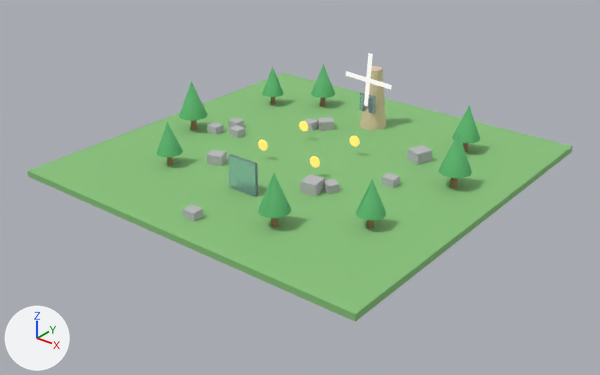
Renders of the glTF model examples/gltf_scene/level.glb from each side of a commit.
Rendered twice from a 50 mm lens placed at (29.0, -37.2, 20.8), pointed at (0.7, -1.7, -1.2). Every picture has the same lights, and +X, +Y and +Z are marked at lower left. The first picture is the older version. Where no turn or scale is listed for an object, it has been applied to the vertices. Vertices at exactly the same position are counted once.
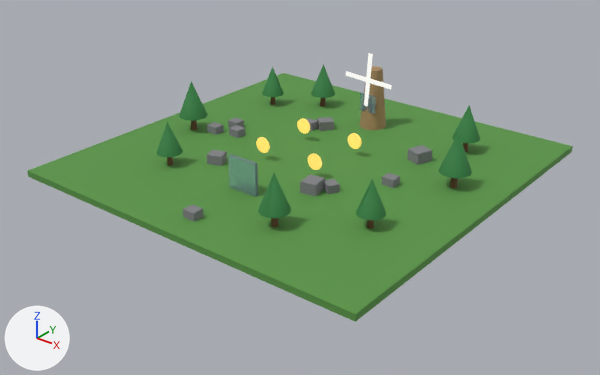
Changed parts and their boxes [x1, y1, x2, y2] in the pictures (600 x 375 px; the box of a moved part takes in the faces that stretch with it):
'Ground-col', recoloured (darker): [27, 73, 573, 322] in both
'Tree_06', recoloured (green to dark green): [438, 132, 472, 188] in both
'Tree_08', recoloured (green to dark green): [258, 173, 291, 227] in both
'Windmill', recoloured (beige to brown): [359, 66, 386, 130] in both
'Tree_07', recoloured (green to dark green): [356, 179, 386, 228] in both
'Tree_03', recoloured (green to dark green): [179, 81, 208, 130] in both
'Tree_05', recoloured (green to dark green): [452, 106, 480, 152] in both
'Tree_04', recoloured (green to dark green): [156, 122, 183, 165] in both
'Tree_02', recoloured (green to dark green): [311, 64, 335, 106] in both
'RockMesh.002', recoloured (light grey to grey): [300, 174, 325, 196] in both
'Tree_01', recoloured (green to dark green): [262, 67, 284, 105] in both
'RockMesh.005', recoloured (light grey to grey): [407, 145, 432, 165] in both
'RockMesh.004', recoloured (light grey to grey): [207, 150, 227, 166] in both
'Helper-norender', recoloured (light grey to grey): [183, 204, 203, 221] in both
'Layered', recoloured (light grey to grey): [382, 173, 400, 188] in both
'RockMesh.001', recoloured (light grey to grey): [317, 117, 334, 131] in both
'RockMesh.003', recoloured (light grey to grey): [324, 179, 340, 194] in both
'Coin_02', reshaped (36% wider, 38% taller): before [310, 156, 320, 168]; after [308, 153, 322, 170]
'Coin_03', reshaped (45% wider, 42% taller): before [350, 136, 360, 147]; after [347, 133, 362, 149]
'Coin_01', reshaped: before [258, 139, 268, 151]; after [256, 137, 270, 153]
'Hidden', recoloured (light grey to grey): [229, 125, 245, 138] in both
'Loose_02', recoloured (light grey to grey): [207, 122, 224, 135] in both
'Coin_04', reshaped (40% wider, 55% taller): before [299, 121, 308, 131]; after [297, 118, 310, 134]
'Loose_01', recoloured: [228, 117, 244, 128] in both
'RockMesh', recoloured: [306, 118, 318, 131] in both
part 1 of me_coinmesh, moved or reshaped: before [258, 121, 360, 168]; after [256, 118, 362, 170]

Diff of the bpy script that builds the scene:
```diff
--- a/examples/gltf_scene/level.glb.py
+++ b/examples/gltf_scene/level.glb.py
@@ mat_grass @@
 mat_grass = principled_material('Grass')
-mat_grass.base_color = (0.25, 0.55, 0.2)  # green #89c47c
+mat_grass.base_color = (0.1, 0.3, 0.06)  # green #599545
 mat_grass.roughness = 0.8
@@ mat_leaves @@
 mat_leaves = principled_material('Leaves')
-mat_leaves.base_color = (0.1, 0.45, 0.15)  # green #59b36c
+mat_leaves.base_color = (0.03, 0.2, 0.05)  # dark green #307c3f
 mat_leaves.roughness = 0.8
@@ mat_stone @@
 mat_stone = principled_material('Stone')
-mat_stone.base_color = (0.5, 0.5, 0.52)  # light grey #bcbcbf
+mat_stone.base_color = (0.22, 0.22, 0.24)  # grey #818186
 mat_stone.roughness = 0.95
@@ mat_wood @@
 mat_wood = principled_material('Wood')
-mat_wood.base_color = (0.75, 0.6, 0.4)  # beige #e1cbaa
+mat_wood.base_color = (0.4, 0.25, 0.12)  # brown #aa8961
 mat_wood.roughness = 0.8
@@ me_coinmesh @@
 # used by ob_coin_01; location = (-2.0, -2.0, 1.0); rotation_euler = (1.571, 0.0, 0.0), in degrees (90, 0, 0)
-me_coinmesh.from_pydata(...)  # 36 vertices, 64 faces; spans x -0.35..0.35, y -0.35..0.35, z -0.04..0.04
+me_coinmesh.from_pydata(...)  # 44 vertices, 80 faces; spans x -0.5..0.5, y -0.5..0.5, z -0.05..0.05
+# me_coinmesh part 1: the whole mesh is rebuilt
 me_coinmesh.materials.append(mat_gold)
```
